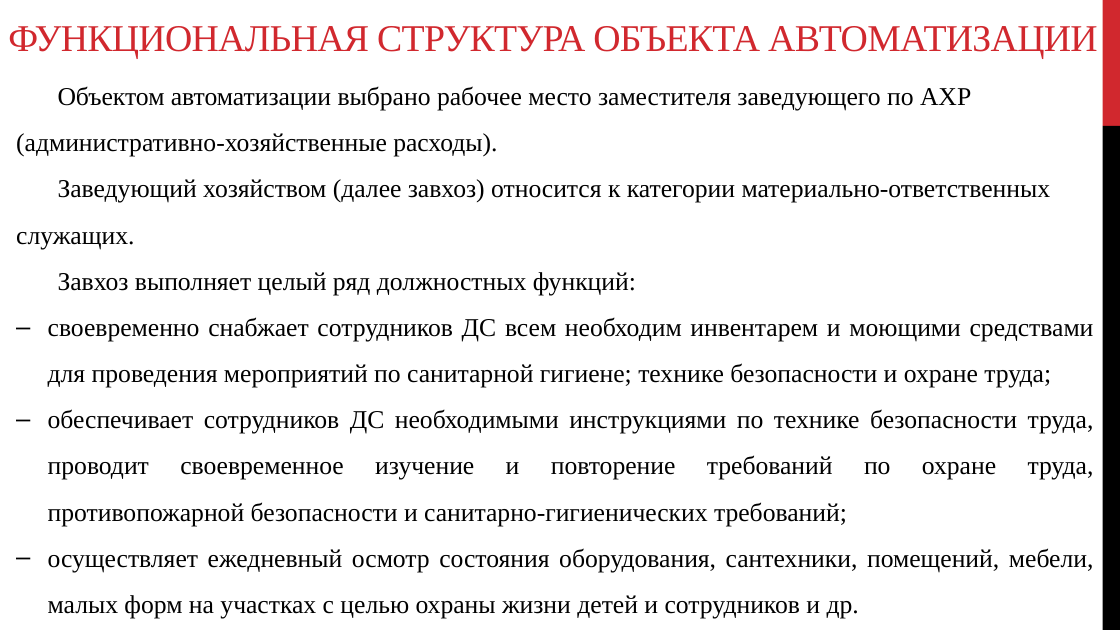
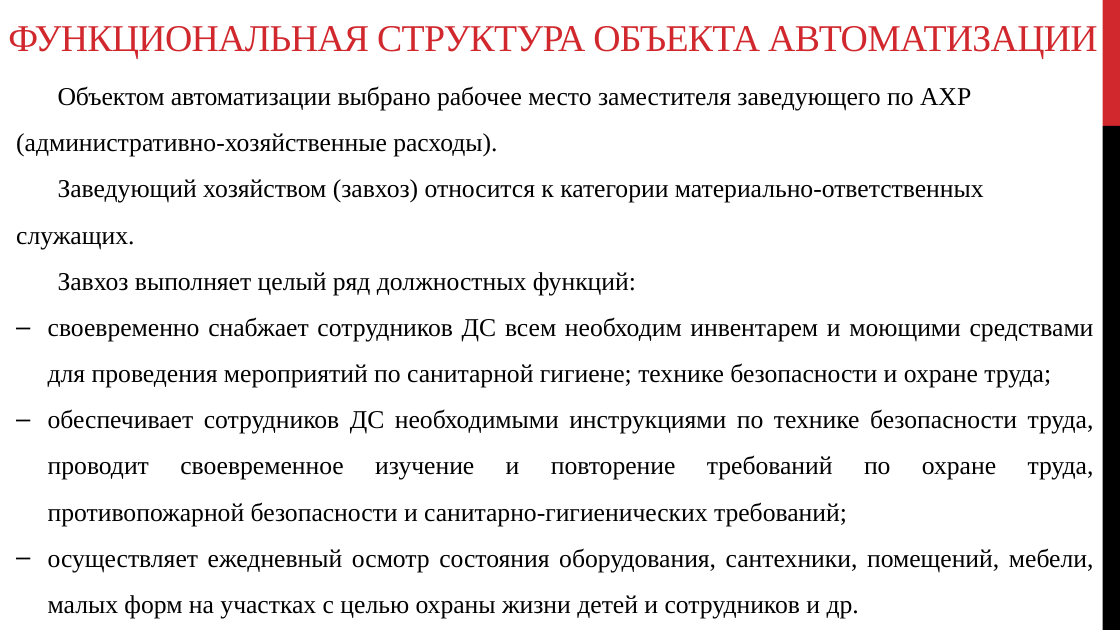
Before and after one commit to AnatolyKul/Diploma_defense, a slide deck: slide 5 of Диплом.pptx. Drawn at 1120x630 pixels with LibreOffice and Linux fonts; fonts in the diff are those of the drawing. Boxes give left, top, right and bottom in pixels: in the first picture for what was removed or moved away, otherwise in the second. Text is boxed around its words. In the diff, an @@ line names an element or a change of style, - is before the commit and + after.

```diff
--- a/Диплом.pptx
+++ b/Диплом.pptx
@@ text at <box>16,179,984,249</box>: text changed @@
-Заведующий хозяйством (далее завхоз) относится к категории материально-ответственных служащих.
+Заведующий хозяйством (завхоз) относится к категории материально-ответственных служащих.
```
Also in this commit, not shown: 1 other slide changed, 1 other file.
